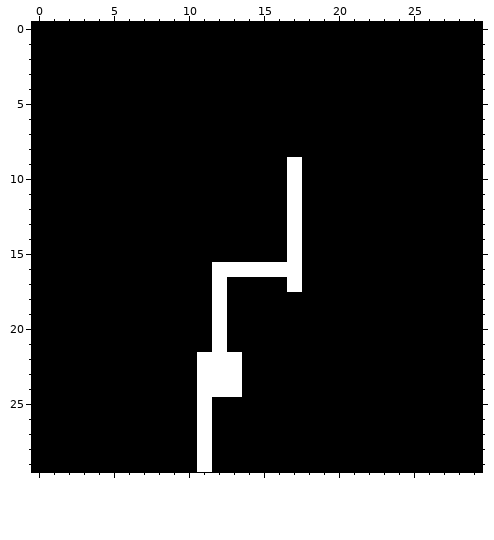
Pixel-art sprite: wolf-and-stein-unity-project/Assets/Data/Levels/Resources/1.png. The first picture shows the starting point.
The file is 30x30 pixels.
Once edited:
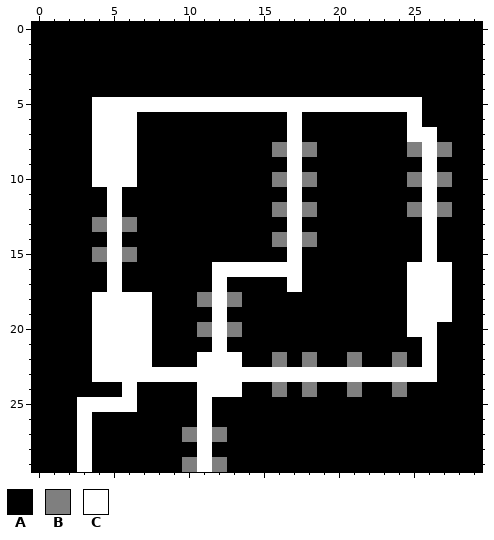
Palette (. is transparent): A #000000  B #7f7f7f  C #ffffff
The edit:
@@ x 0..29 @@
  4 AAAAAAAAAAAAAAAAAAAAAAAAAAAAAA
- 5 AAAAAAAAAAAAAAAAAAAAAAAAAAAAAA
- 6 AAAAAAAAAAAAAAAAAAAAAAAAAAAAAA
- 7 AAAAAAAAAAAAAAAAAAAAAAAAAAAAAA
- 8 AAAAAAAAAAAAAAAAAAAAAAAAAAAAAA
- 9 AAAAAAAAAAAAAAAAACAAAAAAAAAAAA
-10 AAAAAAAAAAAAAAAAACAAAAAAAAAAAA
-11 AAAAAAAAAAAAAAAAACAAAAAAAAAAAA
-12 AAAAAAAAAAAAAAAAACAAAAAAAAAAAA
-13 AAAAAAAAAAAAAAAAACAAAAAAAAAAAA
-14 AAAAAAAAAAAAAAAAACAAAAAAAAAAAA
-15 AAAAAAAAAAAAAAAAACAAAAAAAAAAAA
-16 AAAAAAAAAAAACCCCCCAAAAAAAAAAAA
-17 AAAAAAAAAAAACAAAACAAAAAAAAAAAA
-18 AAAAAAAAAAAACAAAAAAAAAAAAAAAAA
-19 AAAAAAAAAAAACAAAAAAAAAAAAAAAAA
-20 AAAAAAAAAAAACAAAAAAAAAAAAAAAAA
-21 AAAAAAAAAAAACAAAAAAAAAAAAAAAAA
-22 AAAAAAAAAAACCCAAAAAAAAAAAAAAAA
-23 AAAAAAAAAAACCCAAAAAAAAAAAAAAAA
-24 AAAAAAAAAAACCCAAAAAAAAAAAAAAAA
-25 AAAAAAAAAAACAAAAAAAAAAAAAAAAAA
-26 AAAAAAAAAAACAAAAAAAAAAAAAAAAAA
-27 AAAAAAAAAAACAAAAAAAAAAAAAAAAAA
-28 AAAAAAAAAAACAAAAAAAAAAAAAAAAAA
-29 AAAAAAAAAAACAAAAAAAAAAAAAAAAAA
+ 5 AAAACCCCCCCCCCCCCCCCCCCCCCAAAA
+ 6 AAAACCCAAAAAAAAAACAAAAAAACAAAA
+ 7 AAAACCCAAAAAAAAAACAAAAAAACCAAA
+ 8 AAAACCCAAAAAAAAABCBAAAAAABCBAA
+ 9 AAAACCCAAAAAAAAAACAAAAAAAACAAA
+10 AAAACCCAAAAAAAAABCBAAAAAABCBAA
+11 AAAAACAAAAAAAAAAACAAAAAAAACAAA
+12 AAAAACAAAAAAAAAABCBAAAAAABCBAA
+13 AAAABCBAAAAAAAAAACAAAAAAAACAAA
+14 AAAAACAAAAAAAAAABCBAAAAAAACAAA
+15 AAAABCBAAAAAAAAAACAAAAAAAACAAA
+16 AAAAACAAAAAACCCCCCAAAAAAACCCAA
+17 AAAAACAAAAAACAAAACAAAAAAACCCAA
+18 AAAACCCCAAABCBAAAAAAAAAAACCCAA
+19 AAAACCCCAAAACAAAAAAAAAAAACCCAA
+20 AAAACCCCAAABCBAAAAAAAAAAACCAAA
+21 AAAACCCCAAAACAAAAAAAAAAAAACAAA
+22 AAAACCCCAAACCCAABABAABAABACAAA
+23 AAAACCCCCCCCCCCCCCCCCCCCCCCAAA
+24 AAAAAACAAAACCCAABABAABAABAAAAA
+25 AAACCCCAAAACAAAAAAAAAAAAAAAAAA
+26 AAACAAAAAAACAAAAAAAAAAAAAAAAAA
+27 AAACAAAAAABCBAAAAAAAAAAAAAAAAA
+28 AAACAAAAAAACAAAAAAAAAAAAAAAAAA
+29 AAACAAAAAABCBAAAAAAAAAAAAAAAAA
Pixel boxes of the changes (left, top, right, bottom) in both pictures:
changed: (77, 97, 452, 472)
